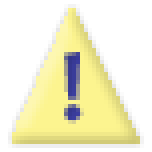
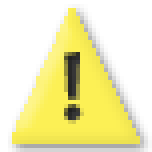
Revision of a layered 152 x 152 image; what changed, layer by layer:
painted on "!" over [64, 52, 84, 124]
painted on "Ebene 4" over [12, 8, 140, 144]
